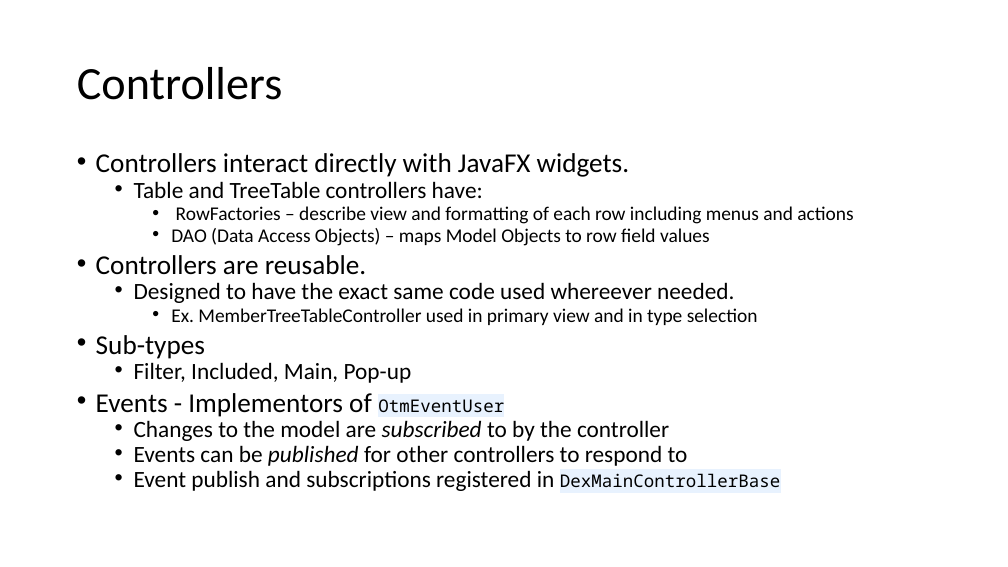
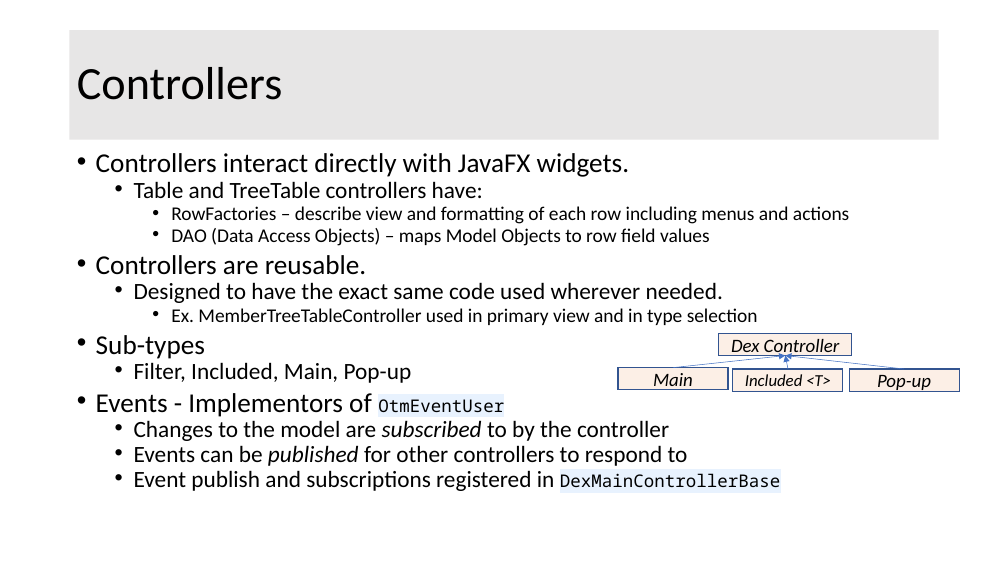
Before and after one commit to OpenTravel/OTM-DE-Utilities, a slide deck: slide 10 of otm-dex/OTM-DEX Architecture.pptx (slide 9 before the commit). Drawn at 1008x567 pixels with LibreOffice and Linux fonts; fonts in the diff are those of the drawing. Boxes give left, top, right and bottom in pixels: in the first picture for what was removed or moved away, otherwise in the second. Text is boxed around its words. In the diff, an @@ line names an element or a change of style, - is before the commit and + after.

```diff
--- a/otm-dex/OTM-DEX Architecture.pptx
+++ b/otm-dex/OTM-DEX Architecture.pptx
@@ title "Controllers": place and size @@
-title "Controllers" at [77,67,283,100]
+title "Controllers" at [70,30,939,140]
@@ title "Controllers" at [70,30,939,140]: fill none to #E7E6E6 @@
@@ text at [134,282,723,303]: text changed @@
-  • Designed to have the exact same code used whereever needed.
+  • Designed to have the exact same code used wherever needed.
@@ arrow added from (673, 368) to (786, 355), #4472C4 0.5 pt @@
@@ rectangle added at [719,333,852,355], fill #F8CBAD at 30% opacity, outline #325491 1 pt, 18 pt, text #000000, italic @@
+Dex Controller
@@ arrow added from (788, 369) to (786, 355), #4472C4 0.5 pt @@
@@ arrow added from (904, 369) to (786, 355), #4472C4 0.5 pt @@
@@ rectangle added at [619,368,729,389], fill #F8CBAD at 30% opacity, outline #325491 1 pt, 18 pt, text #000000, italic @@
+Main
@@ rectangle added at [734,369,844,391], fill #F8CBAD at 30% opacity, outline #325491 1 pt, 16 pt, text #000000, italic @@
+Included <T>
@@ rectangle added at [849,369,960,391], fill #F8CBAD at 30% opacity, outline #325491 1 pt, 18 pt, text #000000, italic @@
+Pop-up
```
Also in this commit, not shown: 8 other slides changed, 12 slides added, 11 other files.
